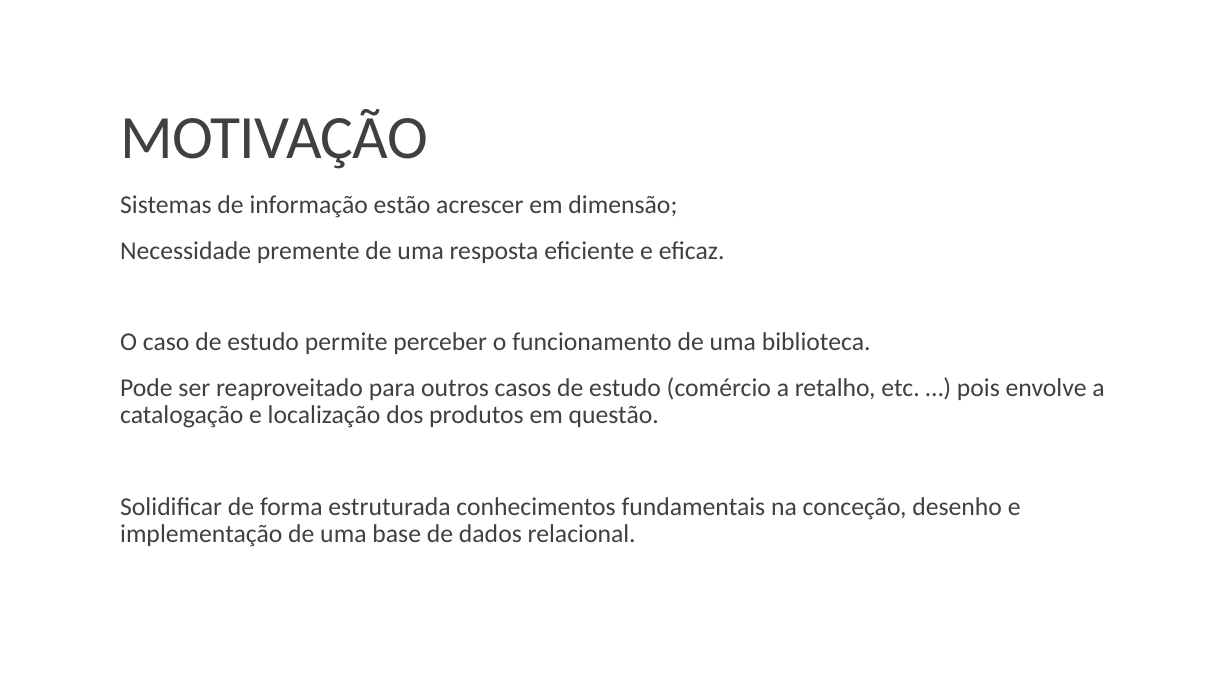
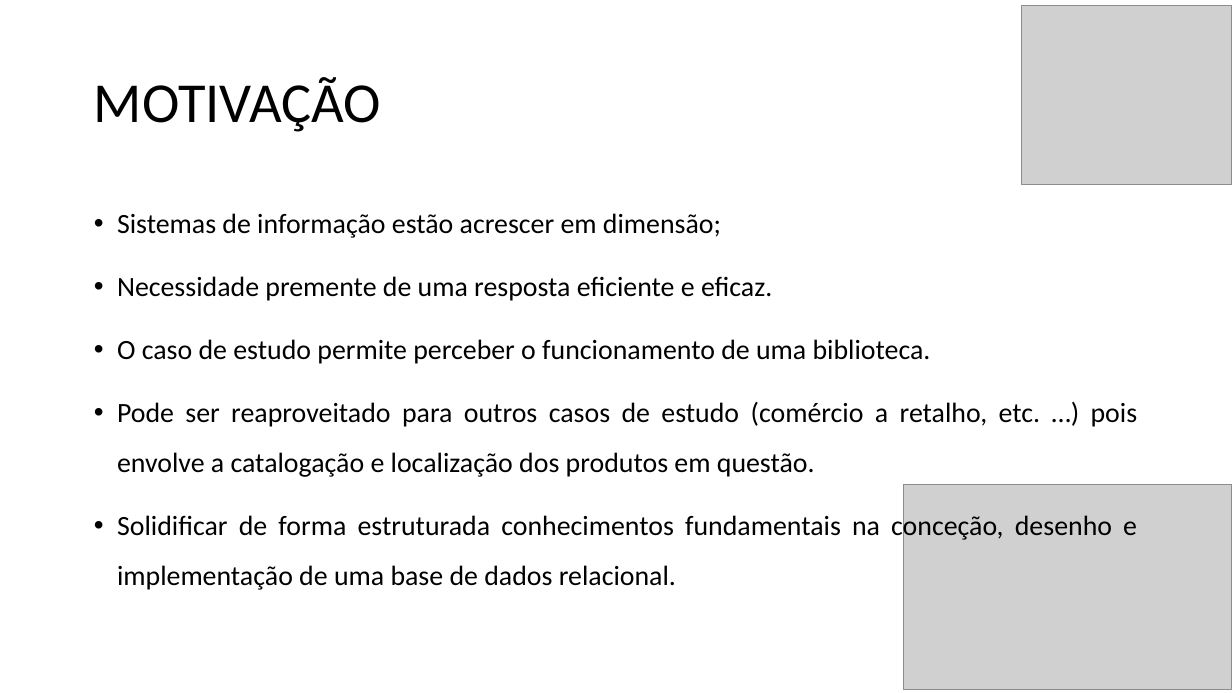
Before and after one commit to b-p3r/BD-1516, a slide deck: slide 6 of begininPP.pptx. Drawn at 1232x693 pixels with LibreOffice and Linux fonts; fonts in the diff are those of the drawing; grey boxes stand for pictures. Boxes give left, top, right and bottom in pixels: in the first picture for what was removed or moved away, otherwise in the second. Text is boxed around its words. In the diff, an @@ line names an element or a change of style, - is before the commit and + after.

```diff
--- a/begininPP.pptx
+++ b/begininPP.pptx
@@ picture added at bbox=[1022, 6, 1232, 184] @@
@@ title "MOTIVAÇÃO": place and size @@
-title "MOTIVAÇÃO" at bbox=[120, 109, 428, 169]
+title "MOTIVAÇÃO" at bbox=[94, 77, 381, 132]
@@ title "MOTIVAÇÃO" at bbox=[94, 77, 381, 132]: size 48 to 44 pt, text colour #404040 to #000000, letter spacing -0.5 to 0 pt; line spacing 0.85 to 0.9; vertical alignment bottom to middle @@
@@ text "Sistemas de informação estão acrescer ...": place and size @@
-text "Sistemas de informação estão acrescer ..." at bbox=[120, 195, 1104, 547]
+text "Sistemas de informação estão acrescer ..." at bbox=[117, 213, 1138, 590]
@@ text "Sistemas de informação estão acrescer ..." at bbox=[117, 213, 1138, 590]: size 20 to 21.7 pt, text colour #404040 to #000000; alignment left to justified; bullet   to •; line spacing 0.9 to 1.5; less space between paragraphs @@
@@ picture added at bbox=[904, 484, 1232, 689] @@
```
Also in this commit, not shown: 9 other slides changed, 12 slides added, 2 slides removed.
